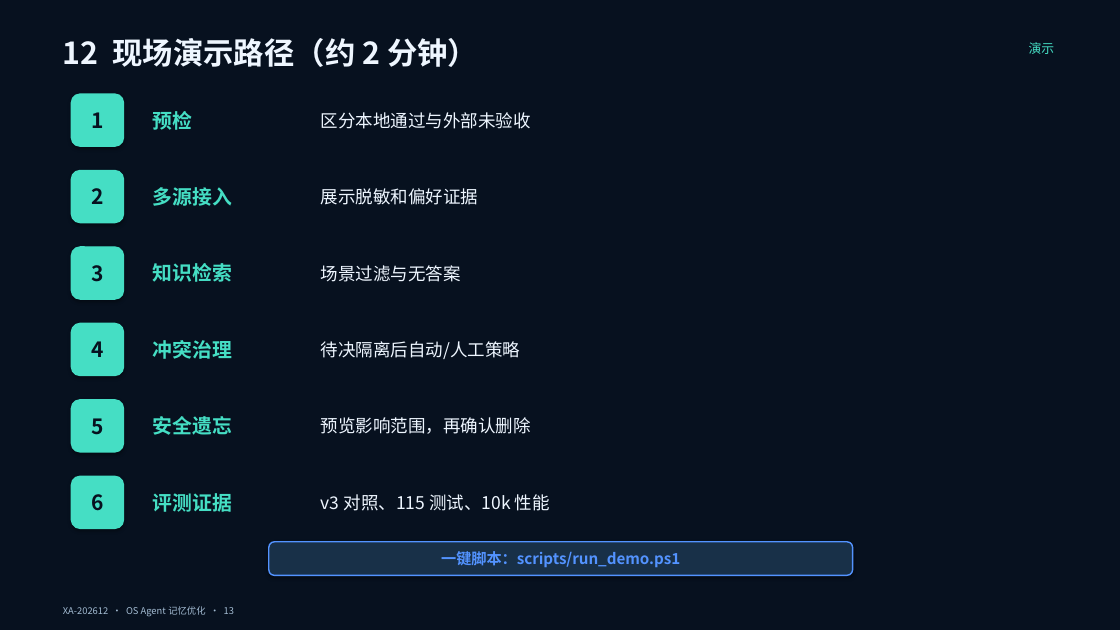
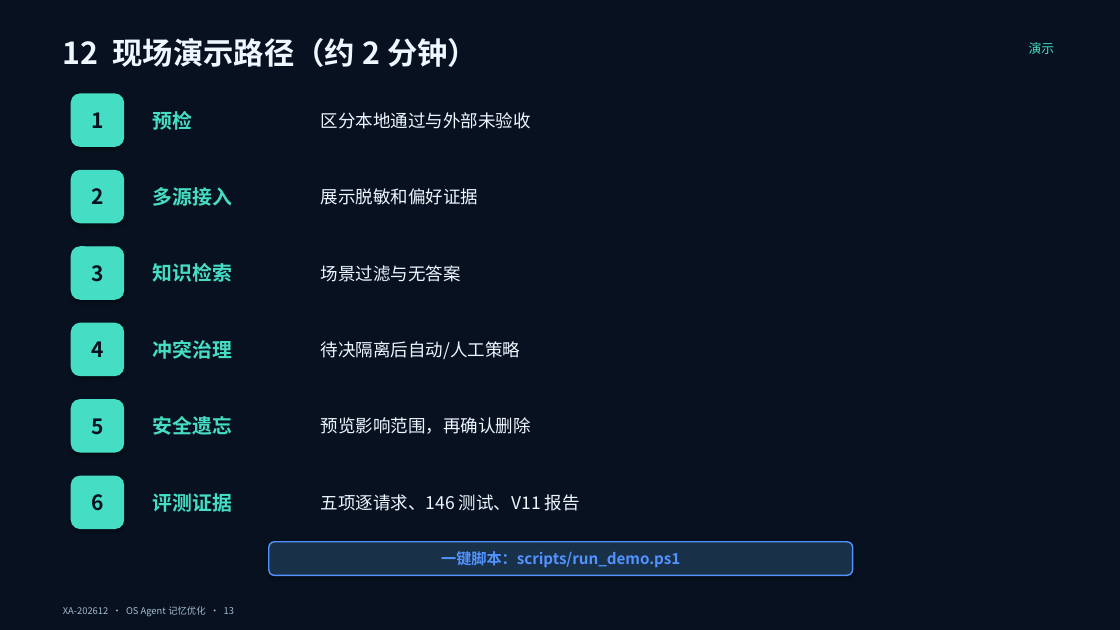
Before and after one commit to chanehwibo/tiaobei, a slide deck: slide 13 of deliverables/ppt/OS_Agent_记忆优化_答辩稿.pptx. Drawn at 1120x630 pixels with LibreOffice and Linux fonts; fonts in the diff are those of the drawing. Boxes give left, top, right and bottom in pixels: in the first picture for what was removed or moved away, otherwise in the second. Text is boxed around its words. In the diff, an @@ line names an element or a change of style, - is before the commit and + after.

```diff
--- a/deliverables/ppt/OS_Agent_记忆优化_答辩稿.pptx
+++ b/deliverables/ppt/OS_Agent_记忆优化_答辩稿.pptx
@@ text at [321,494,580,511]: text changed @@
-v3 对照、115 测试、10k 性能
+五项逐请求、146 测试、V11 报告
```
Also in this commit, not shown: 6 other slides changed, 32 other files.
